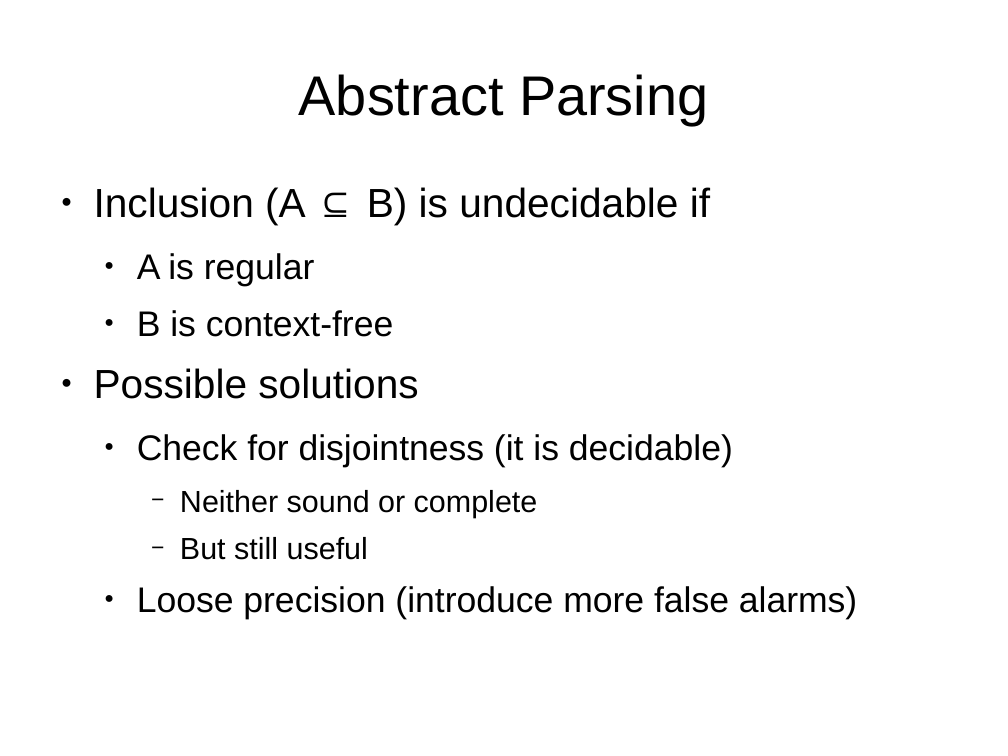
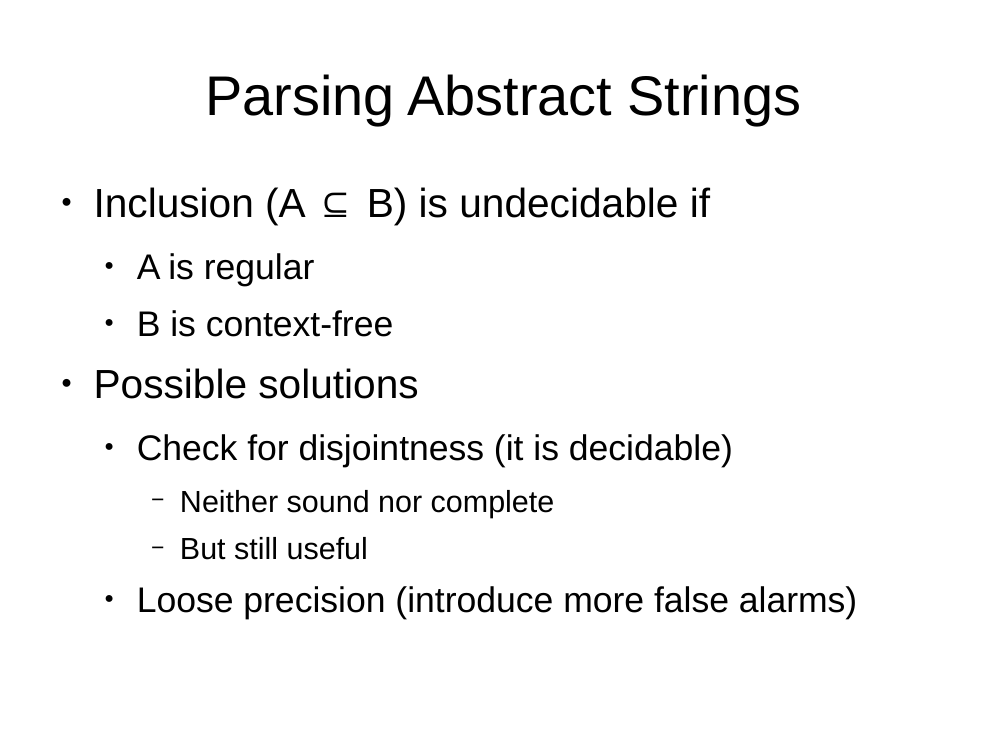
Before and after one commit to abreslav-from-google-code/abreslav, a slide deck: slide 21 of work/PL_Seminar/breslav_abstract_parsing.odp (slide 22 before the commit). Drawn at 1008x756 pixels with LibreOffice and Linux fonts; fonts in the diff are those of the drawing. Boxes give left, top, right and bottom in pixels: in the first picture for what was removed or moved away, otherwise in the second. Text is boxed around its words. In the diff, an @@ line names an element or a change of style, - is before the commit and + after.

Commit message:
parsing examples pending

```diff
--- a/work/PL_Seminar/breslav_abstract_parsing.odp
+++ b/work/PL_Seminar/breslav_abstract_parsing.odp
@@ title at box(206, 74, 802, 125): text changed @@
-Abstract Parsing
+Parsing Abstract Strings
@@ text at box(180, 490, 555, 518): text changed @@
-    − Neither sound or complete
+    − Neither sound nor complete
```
Also in this commit, not shown: 13 other slides changed, 14 slides added, 2 slides removed.
